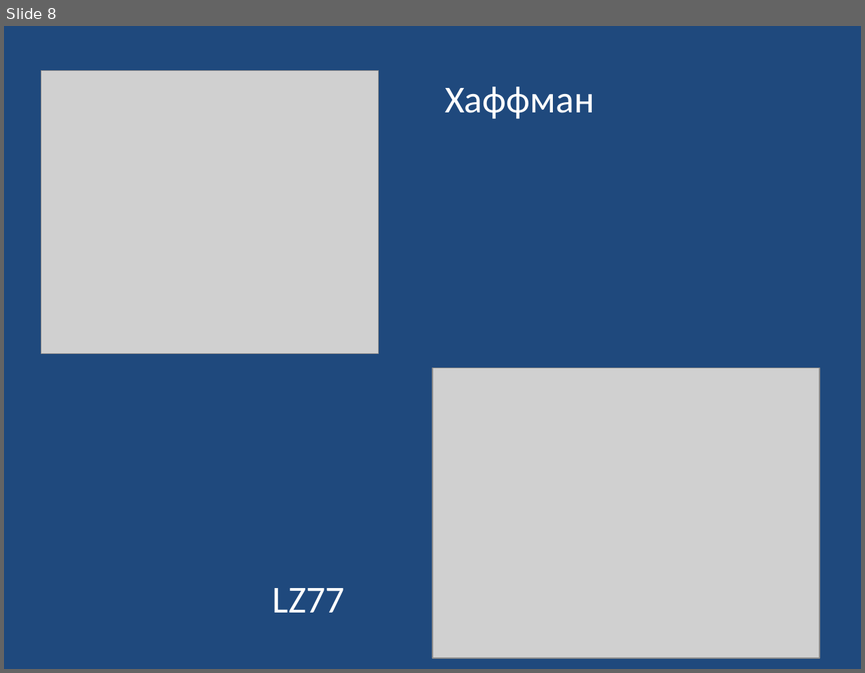
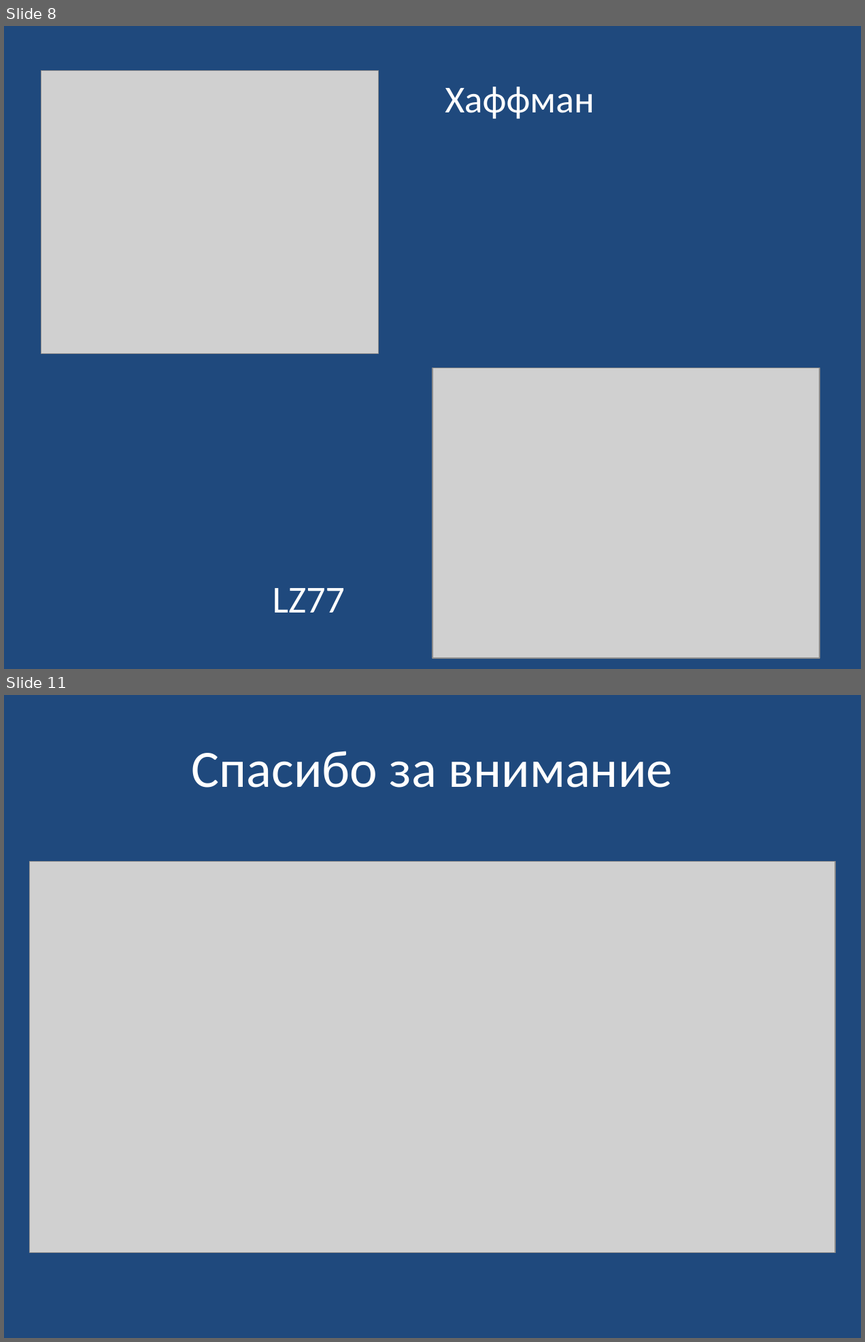
Before and after one commit to leschtsch/compressor, a slide deck: Презентация.pptx. Shown one above the other, each under a label of ours: slide 8 before the commit, slides 8 and 11 after it; the slides between them are not shown. The pictures are 865x673 and 865x1342 pixels, drawn with LibreOffice and Linux fonts; fonts in the diff are those of the drawing; grey boxes stand for pictures. Boxes give left, top, right and bottom in pixels: in the first picture for what was removed or moved away, otherwise in the second. Text is boxed around its words. In the diff, an @@ line names an element or a change of style, - is before the commit and + after.

```diff
--- a/Презентация.pptx
+++ b/Презентация.pptx
@@ slide 11 added at <box>4,695,861,1338</box>, background #1F497D @@
@@ title added at <box>192,751,672,787</box>, 44 pt, text #FFFFFF @@
+Спасибо за внимание
@@ picture added at <box>30,861,835,1253</box> @@
```
Also in this commit, not shown: 6 slides changed, 2 other slides added, 7 other files.
